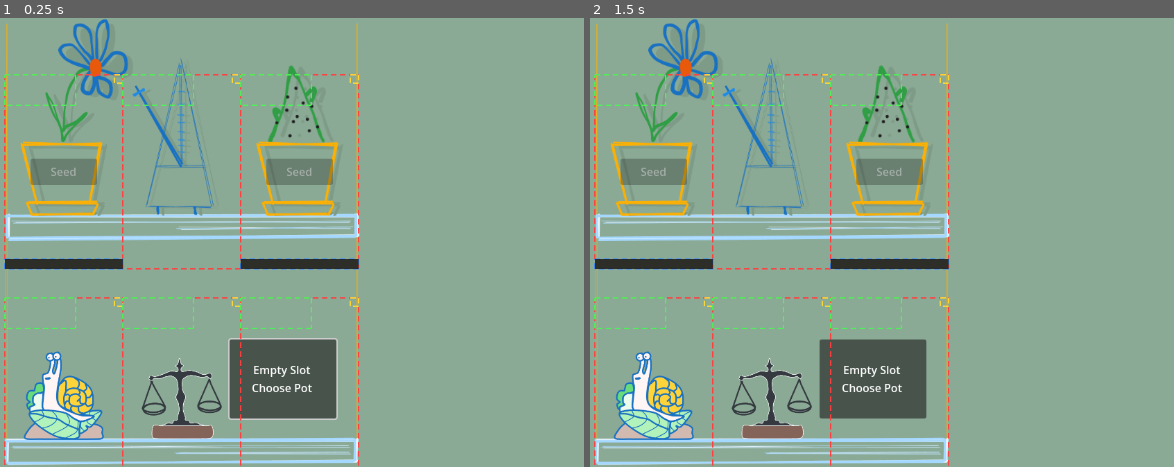
Above: before the commit, frames 1-2 (left to right).
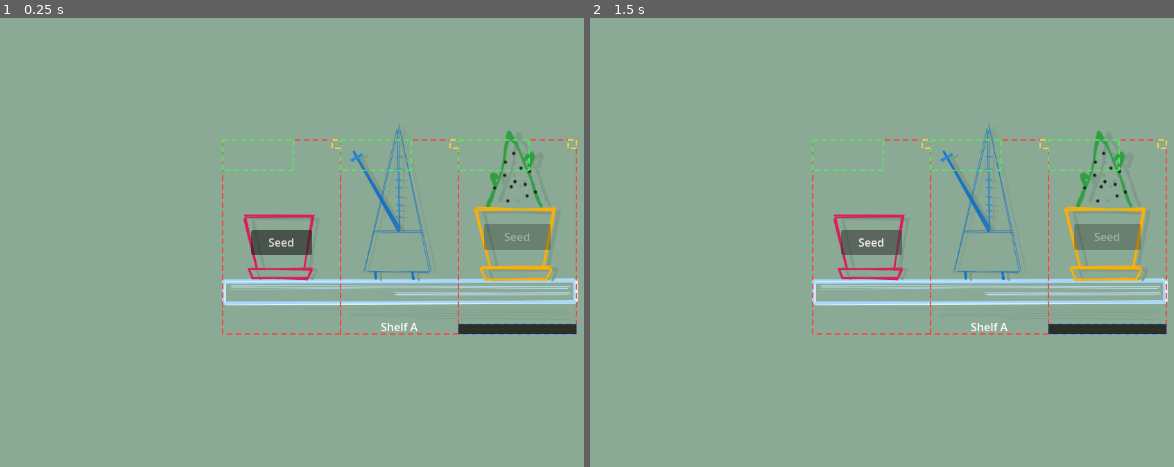
Above: after the commit, the same moments.

Repository: TorusHelm/imiidle
Game: Godot game, scene res://sceens/CompositionPreview.tscn
Same seed, same stepped clock (60 frames per second), same inputs: the game is played once before the commit and once after it. This scene is started directly instead of the project's main scene.
Inputs (mouse positions are in pixels of both pictures, inside the frame that each line leads up to):
- Up to frame 1 (0.25 s): no input
- Up to frame 2 (1.5 s): click (870, 377) at 0.52 s; click (870, 242) at 1.25 s, where only the run after the commit has a clickable "Seed"

The runs differ from the first frame. In frame 1, 21% of the frame differs, in the area x 0-99%, y 0-100%; in frame 2, 21%.

Commit message:
save changes

Diff:
--- a/Pots/PurplePot/data/pot_purple.tres
+++ b/Pots/PurplePot/data/pot_purple.tres
@@ -1,24 +1,23 @@
 [gd_resource type="Resource" script_class="PotDefinition" format=3 uid="uid://0m8tp443pwtk"]
 
 [ext_resource type="Script" uid="uid://d3a0qsl3v5l53" path="res://scripts/pot_definition.gd" id="1_pot"]
-[ext_resource type="Resource" path="res://Game/data/default_slot_layout.tres" id="2_layout"]
+[ext_resource type="Resource" uid="uid://dhlxyggm3121l" path="res://Game/data/default_slot_layout.tres" id="2_layout"]
 
 [resource]
 script = ExtResource("1_pot")
 id = "purple_pot"
 display_name = "Purple Pot"
 texture_path = "res://Pots/PurplePot/assets/pot-purp.png"
-slot_layout = ExtResource("2_layout")
-view_size = Vector2(232, 312)
-pot_texture_position = Vector2(46, 193)
+view_size = Vector2(170, 280)
+pot_texture_position = Vector2(14, 183)
 pot_texture_size = Vector2(140, 102)
 plant_view_position = Vector2(0, 0)
-plant_view_size = Vector2(192, 176)
-plant_attach_point = Vector2(116, 198)
-seed_button_position = Vector2(72, 222)
+plant_attach_point = Vector2(85, 198)
+seed_button_position = Vector2(39, 214)
 seed_button_size = Vector2(88, 34)
 slot_button_position = Vector2(36, 176)
 slot_button_size = Vector2(160, 108)
 slot_label_position = Vector2(24, 208)
 slot_label_size = Vector2(184, 46)
-pot_baseline = Vector2(116, 290)
+pot_baseline = Vector2(85, 280)
+slot_layout = ExtResource("2_layout")
--- a/Shelfs/ShelfA/data/shelf_a.tres
+++ b/Shelfs/ShelfA/data/shelf_a.tres
@@ -16,4 +16,3 @@
 use_slot_grid = true
 slot_grid_columns = 3
 slot_area_origin = Vector2(7, 2)
-slot_area_size = Vector2(170, 280)
--- a/Shelfs/_shared/sceens/Shelf.tscn
+++ b/Shelfs/_shared/sceens/Shelf.tscn
@@ -1,31 +1,34 @@
 [gd_scene format=3 uid="uid://chrt8p8hrj4v6"]
 
 [ext_resource type="Script" uid="uid://4bs1nkthtrjh" path="res://scripts/shelf_view.gd" id="1_5y27c"]
-[ext_resource type="Texture2D" uid="uid://cfwjx0jv03cqu" path="res://Shelfs/ShelfB/assets/shelf-two-floor.png" id="5_asejt"]
+[ext_resource type="Resource" uid="uid://dw7p7gin6ryap" path="res://Shelfs/ShelfA/data/shelf_a.tres" id="2_luqdx"]
+[ext_resource type="Texture2D" uid="uid://cd5im7630llp2" path="res://Shelfs/ShelfA/assets/shelf-default.png" id="3_yts6t"]
 
 [node name="Shelf" type="Control" unique_id=1424021836]
-custom_minimum_size = Vector2(524, 684)
+custom_minimum_size = Vector2(524, 300)
 layout_mode = 3
 anchors_preset = 0
 offset_right = 524.0
-offset_bottom = 684.0
+offset_bottom = 300.0
 script = ExtResource("1_5y27c")
+preview_shelf_definition = ExtResource("2_luqdx")
 preview_slot_index = 1
 
 [node name="ShelfTexture" type="TextureRect" parent="." unique_id=822184106]
 layout_mode = 0
+offset_top = 196.0
 offset_right = 524.0
-offset_bottom = 650.0
-texture = ExtResource("5_asejt")
+offset_bottom = 268.0
+texture = ExtResource("3_yts6t")
 expand_mode = 1
 stretch_mode = 5
 
 [node name="ShelfTitle" type="Label" parent="." unique_id=2135451817]
 layout_mode = 0
-offset_top = 648.0
+offset_top = 260.0
 offset_right = 524.0
-offset_bottom = 672.0
-text = "Shelf B"
+offset_bottom = 284.0
+text = "Shelf A"
 horizontal_alignment = 1
 
 [node name="SlotsRoot" type="Node2D" parent="." unique_id=1517078579]
--- a/Ui/ShelfSlotView.tscn
+++ b/Ui/ShelfSlotView.tscn
@@ -21,7 +21,7 @@
 visible = false
 
 [node name="ContentSlot" type="Control" parent="." unique_id=482413330]
-custom_minimum_size = Vector2(170, 270.555)
+custom_minimum_size = Vector2(170, 280)
 layout_mode = 3
 anchors_preset = 0
 offset_right = 170.0
--- a/sceens/CompositionPreview.tscn
+++ b/sceens/CompositionPreview.tscn
@@ -1,20 +1,17 @@
 [gd_scene format=3 uid="uid://ds6lnt50v7h4b"]
 
 [ext_resource type="Script" uid="uid://dmfu6ok84286" path="res://scripts/composition_preview.gd" id="1_preview"]
-[ext_resource type="Resource" uid="uid://dhc57hueqoa7f" path="res://Shelfs/ShelfB/data/shelf_b.tres" id="2_7rext"]
+[ext_resource type="Resource" uid="uid://dw7p7gin6ryap" path="res://Shelfs/ShelfA/data/shelf_a.tres" id="2_112nc"]
 [ext_resource type="PackedScene" uid="uid://chrt8p8hrj4v6" path="res://Shelfs/_shared/sceens/Shelf.tscn" id="2_shelf"]
 [ext_resource type="Script" uid="uid://c0yga88sjc8e7" path="res://scripts/composition_preview_slot.gd" id="4_slot_script"]
 [ext_resource type="Resource" uid="uid://brkmk5inkq6uw" path="res://Totems/Metronome/data/totem_metronome.tres" id="4_totem"]
-[ext_resource type="Resource" uid="uid://8n815svtusxd" path="res://Plants/Gerbera/data/plant_gerbera.tres" id="5_plant_data"]
+[ext_resource type="Resource" uid="uid://cygoi83vimm71" path="res://Pots/DefaultPot/data/pot_default.tres" id="5_7rext"]
 [ext_resource type="Resource" uid="uid://cd6vv47rgnqgq" path="res://Plants/Cactus/data/plant_cactus.tres" id="6_8xwby"]
 [ext_resource type="Resource" uid="uid://vfj2f3piwebi" path="res://Pots/OrangePot/data/pot_orange.tres" id="7_1lydj"]
-[ext_resource type="Resource" uid="uid://co6br7lk64g5g" path="res://Totems/Snail/data/totem_snail.tres" id="8_7rext"]
-[ext_resource type="Resource" uid="uid://b4w3iuv5csq4g" path="res://Totems/Scales/data/totem_scales.tres" id="9_8xwby"]
 
 [sub_resource type="Resource" id="Resource_slot0"]
 script = ExtResource("4_slot_script")
-pot_definition = ExtResource("7_1lydj")
-plant_definition = ExtResource("5_plant_data")
+pot_definition = ExtResource("5_7rext")
 
 [sub_resource type="Resource" id="Resource_slot1"]
 script = ExtResource("4_slot_script")
@@ -25,17 +22,6 @@
 pot_definition = ExtResource("7_1lydj")
 plant_definition = ExtResource("6_8xwby")
 
-[sub_resource type="Resource" id="Resource_112nc"]
-script = ExtResource("4_slot_script")
-totem_definition = ExtResource("8_7rext")
-
-[sub_resource type="Resource" id="Resource_7rext"]
-script = ExtResource("4_slot_script")
-totem_definition = ExtResource("9_8xwby")
-
-[sub_resource type="Resource" id="Resource_8xwby"]
-script = ExtResource("4_slot_script")
-
 [node name="CompositionPreview" type="Control" unique_id=1108040986]
 layout_mode = 3
 anchors_preset = 15
@@ -44,8 +30,8 @@
 grow_horizontal = 2
 grow_vertical = 2
 script = ExtResource("1_preview")
-shelf_definition = ExtResource("2_7rext")
-preview_slots = Array[ExtResource("4_slot_script")]([SubResource("Resource_slot0"), SubResource("Resource_slot1"), SubResource("Resource_jptxb"), SubResource("Resource_112nc"), SubResource("Resource_7rext"), SubResource("Resource_8xwby")])
+shelf_definition = ExtResource("2_112nc")
+preview_slots = Array[ExtResource("4_slot_script")]([SubResource("Resource_slot0"), SubResource("Resource_slot1"), SubResource("Resource_jptxb")])
 background_color_hex = "#8baa95"
 
 [node name="Background" type="ColorRect" parent="." unique_id=950405949]
@@ -69,10 +55,6 @@
 anchor_top = 0.5
 anchor_right = 0.5
 anchor_bottom = 0.5
-offset_left = -576.0
-offset_top = -324.0
-offset_right = -52.0
-offset_bottom = 360.0
 grow_horizontal = 2
 grow_vertical = 2
 preview_slot_index = 0
--- a/scripts/composition_preview.gd
+++ b/scripts/composition_preview.gd
@@ -84,6 +84,8 @@
 		return
 
 	_ensure_preview_slot_capacity()
+	if shelf_view == null or not shelf_view.has_method("preview_slots"):
+		return
 	shelf_view.preview_slots(shelf_definition, preview_slots)
 	queue_redraw()
 
@@ -114,6 +116,9 @@
 		_draw_grid()
 
 	if shelf_definition == null:
+		return
+
+	if not _has_runtime_shelf_view():
 		return
 
 	if show_slot_markers:
@@ -202,6 +207,9 @@
 
 
 func _draw_slot_markers() -> void:
+	if not _has_runtime_shelf_view():
+		return
+
 	var slot_positions: Array[Vector2] = shelf_view.get_slot_positions()
 	var shelf_origin: Vector2 = shelf_view.position
 	var marker_radius := 6.0
@@ -217,6 +225,9 @@
 
 
 func _draw_selected_slot_guides() -> void:
+	if not _has_runtime_shelf_view():
+		return
+
 	var slot_view: ShelfSlotView = shelf_view.get_slot_view(preview_slot_index)
 	if slot_view == null:
 		return
@@ -298,3 +309,7 @@
 		if texture_rect_node.texture != null:
 			draw_string(label_font, texture_rect.position + Vector2(0, -10), "totem texture", HORIZONTAL_ALIGNMENT_LEFT, -1, 14, Color(0.95, 0.6, 1.0, 1.0))
 		draw_string(label_font, Vector2(baseline_center_x + 10.0, baseline_y - 8.0), "baseline", HORIZONTAL_ALIGNMENT_LEFT, -1, 14, Color(1.0, 0.55, 0.55, 1.0))
+
+
+func _has_runtime_shelf_view() -> bool:
+	return shelf_view != null and shelf_view.has_method("preview_slots") and shelf_view.has_method("get_slot_positions") and shelf_view.has_method("get_slot_view")
Binary file changed: Modifiers/Slow/assets/modifier-slow.png
Not shown: 1 places in Pots/DefaultPot/data/pot_default.tres that only renumber resources
